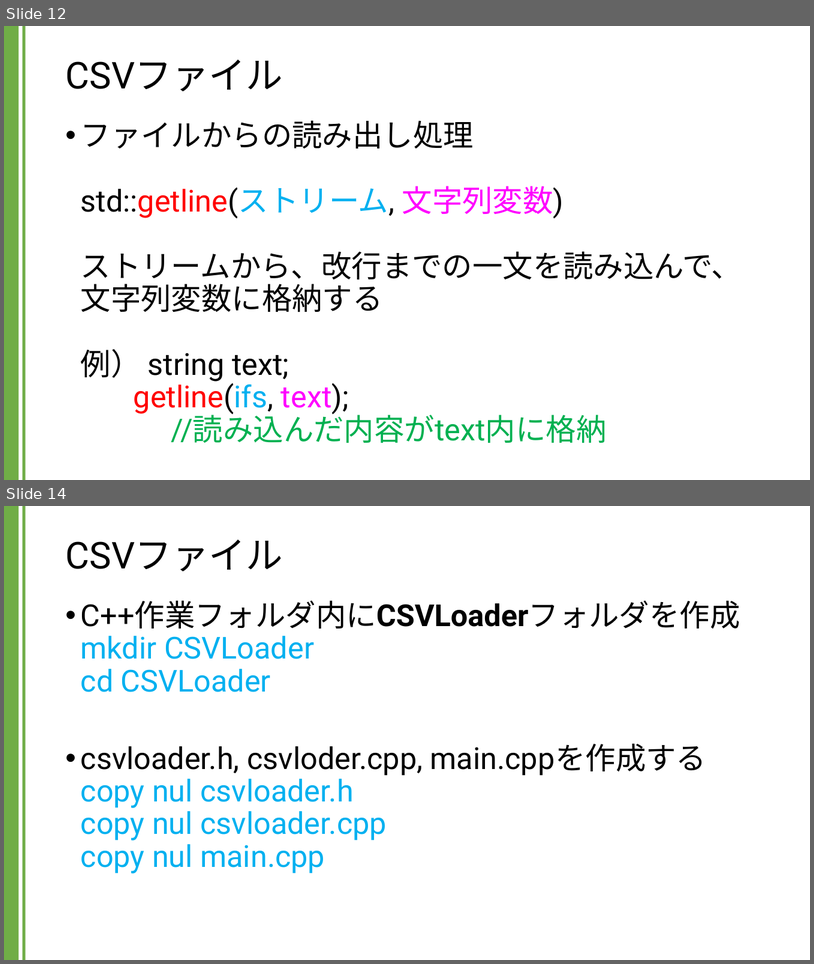
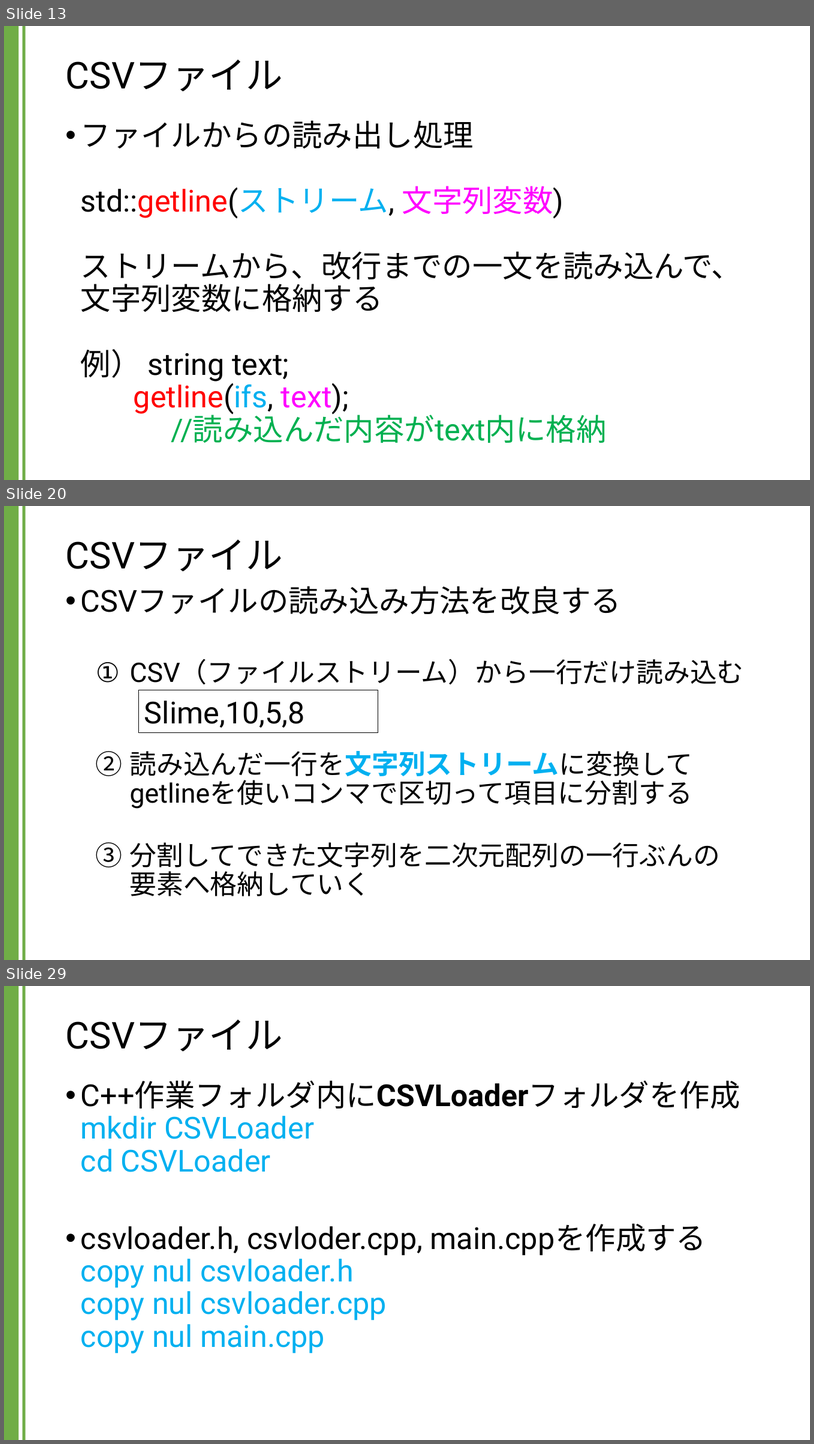
Before and after one commit to kic-murata/cpp2024, a slide deck: 授業資料/講義資料：CSVファイル.pptx. Shown one above the other, each under a label of ours: slides 12 and 14 before the commit, slides 13, 20 and 29 after it; the slides between them are not shown. The pictures are 814x964 and 814x1444 pixels, drawn with LibreOffice and Linux fonts; fonts in the diff are those of the drawing. Boxes give left, top, right and bottom in pixels: in the first picture for what was removed or moved away, otherwise in the second. Text is boxed around its words. In the diff, an @@ line names an element or a change of style, - is before the commit and + after.

```diff
--- a/授業資料/講義資料：CSVファイル.pptx
+++ b/授業資料/講義資料：CSVファイル.pptx
@@ slide 20 added at <box>4,506,810,960</box>, background #FFFFFF; not listed: 2 template elements that a slide beside it also shows @@
@@ title added at <box>65,540,282,571</box>, 44 pt, text #000000 @@
+CSVファイル
@@ text added at <box>81,586,744,896</box>, 32 pt, text #000000 @@
+• CSVファイルの読み込み方法を改良する
+  1. CSV（ファイルストリーム）から一行だけ読み込む
+  2. 読み込んだ一行を文字列ストリームに変換して
+     getlineを使いコンマで区切って項目に分割する
+  3. 分割してできた文字列を二次元配列の一行ぶんの
+     要素へ格納していく
@@ rectangle added at <box>138,690,378,733</box>, outline #000000 0.75 pt, 36 pt, text #000000 @@
+Slime,10,5,8
@@ what was slide 12 is now slide 13 @@
@@ what was slide 14 is now slide 29 @@
```
Also in this commit, not shown: 6 slides changed, 14 other slides added.
